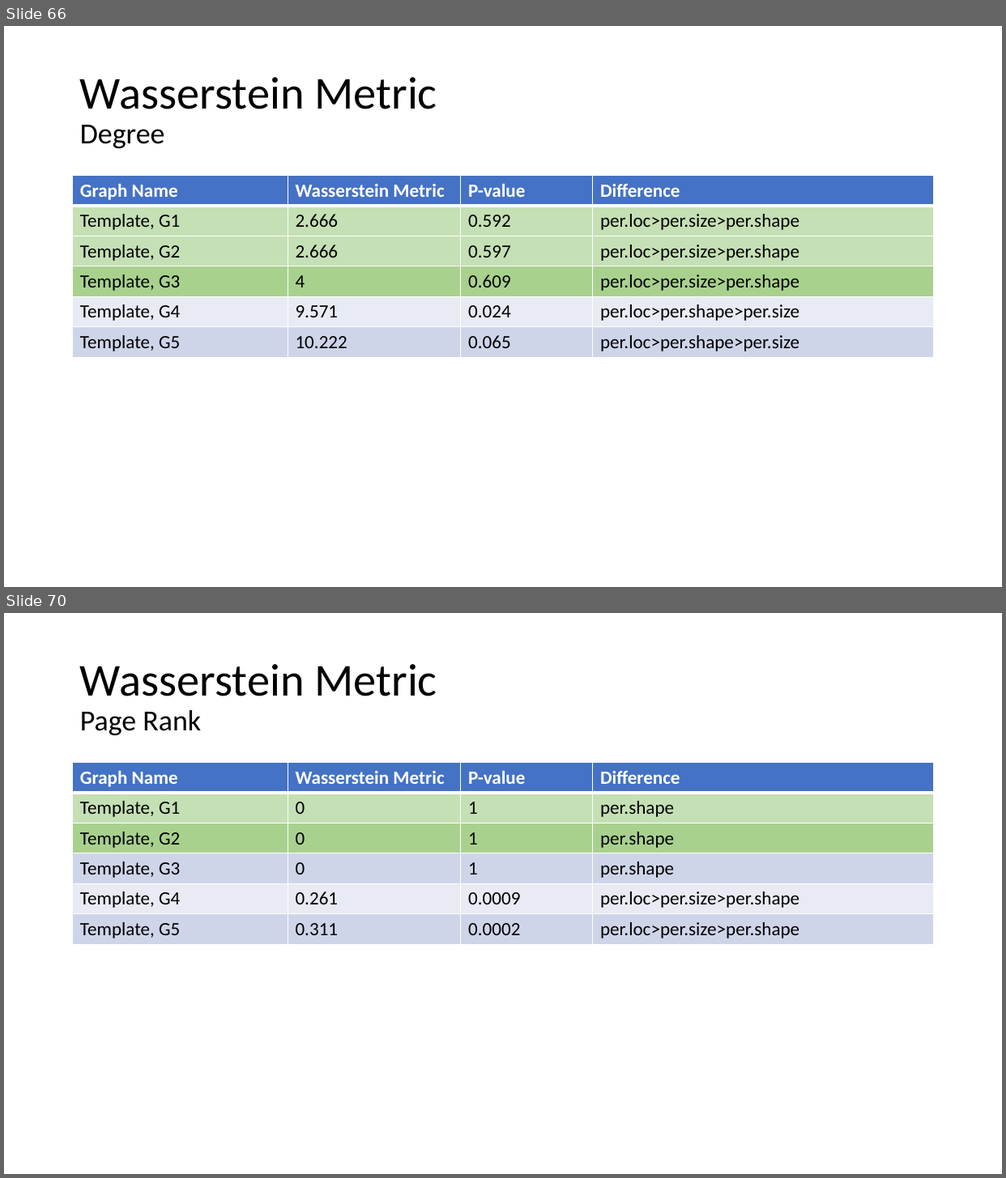
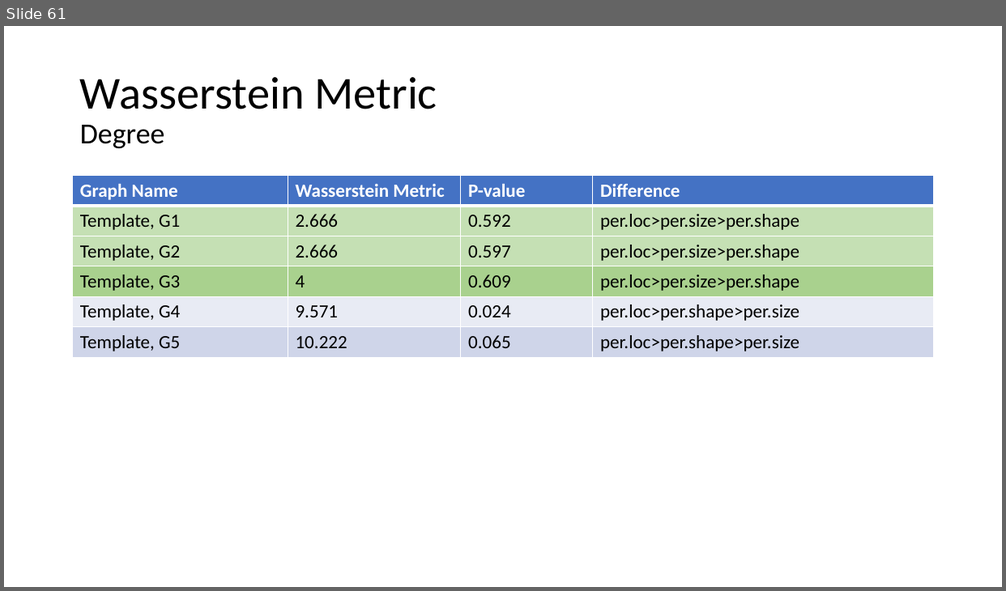
Before and after one commit to AtrayeeNeog/Visualization_2019-20, a slide deck: Documentation/Presentation/Project_Presentation_v3.pptx. Shown one above the other, each under a label of ours: slides 66 and 70 before the commit, slide 61 after it; the slides between them are not shown. The pictures are 1006x1178 and 1006x591 pixels, drawn with LibreOffice and Linux fonts; fonts in the diff are those of the drawing. Boxes give left, top, right and bottom in pixels: in the first picture for what was removed or moved away, otherwise in the second. Text is boxed around its words. In the diff, an @@ line names an element or a change of style, - is before the commit and + after.

```diff
--- a/Documentation/Presentation/Project_Presentation_v3.pptx
+++ b/Documentation/Presentation/Project_Presentation_v3.pptx
@@ slide 70 removed at (4, 613, 1002, 1174), background #FFFFFF @@
@@ title removed at (80, 664, 437, 735) @@
-Wasserstein Metric
-Page Rank
@@ table removed at (73, 763, 934, 944), 6 rows, 4 columns @@
-Graph Name | Wasserstein Metric | P-value | Difference
-Template, G1 | 0 | 1 | per.shape
-Template, G2 | 0 | 1 | per.shape
-Template, G3 | 0 | 1 | per.shape
-Template, G4 | 0.261 | 0.0009 | per.loc>per.size>per.shape
-Template, G5 | 0.311 | 0.0002 | per.loc>per.size>per.shape
@@ what was slide 66 is now slide 61 @@
```
Also in this commit, not shown: 7 slides added, 41 other slides removed, 2 other files.
